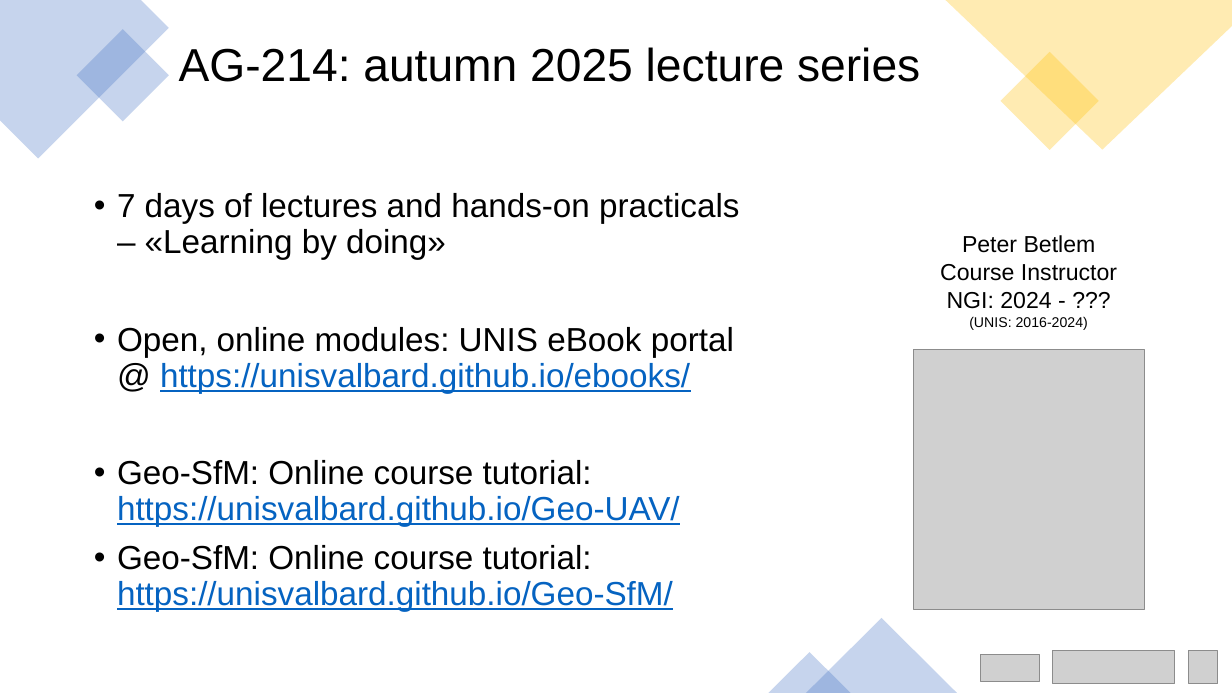
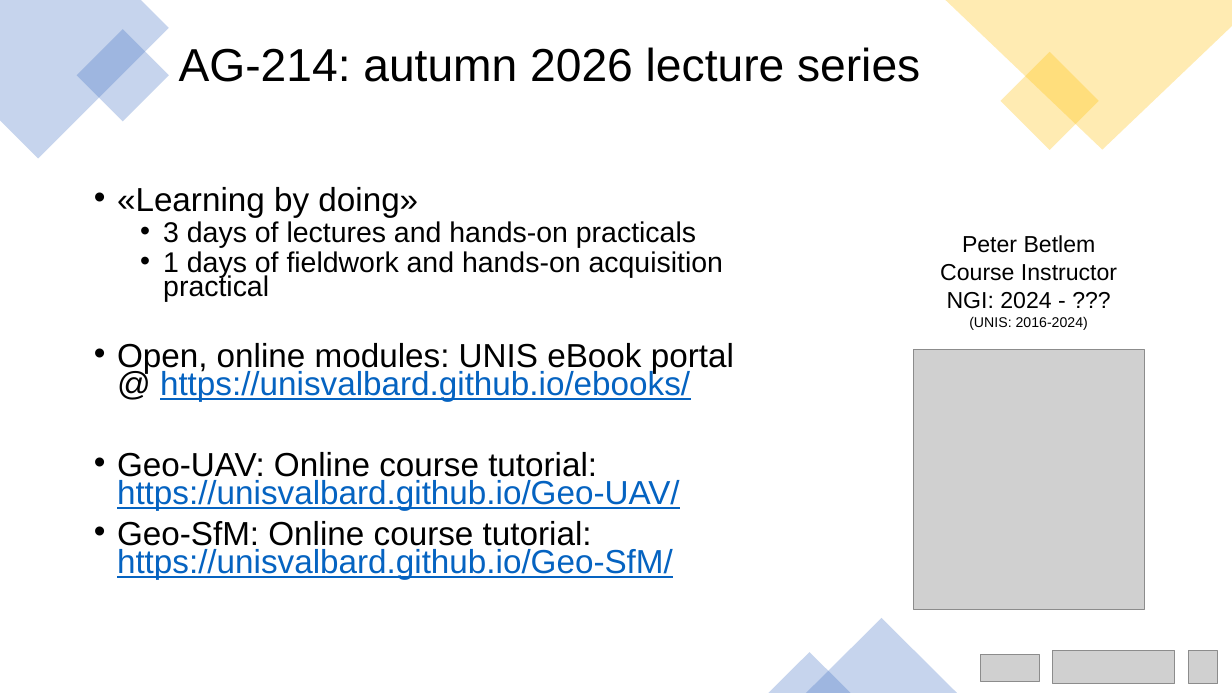
Before and after one commit to UNISvalbard/Geo-SfM, a slide deck: slide 2 of extra/slides/ppt/intro/intro.pptx (slide 3 before the commit). Drawn at 1232x693 pixels with LibreOffice and Linux fonts; fonts in the diff are those of the drawing; grey boxes stand for pictures. Boxes give left, top, right and bottom in pixels: in the first picture for what was removed or moved away, otherwise in the second. Text is boxed around its words. In the diff, an @@ line names an element or a change of style, - is before the commit and + after.

```diff
--- a/extra/slides/ppt/intro/intro.pptx
+++ b/extra/slides/ppt/intro/intro.pptx
@@ title at (179,47,920,82): text changed @@
-AG-214: autumn 2025 lecture series
+AG-214: autumn 2026 lecture series
@@ text at (117,187,723,302): text changed; size 25.9 to 22.2 pt @@
-• 7 days of lectures and hands-on practicals – «Learning by doing»
+• «Learning by doing»
+  • 3 days of lectures and hands-on practicals
+  • 1 days of fieldwork and hands-on acquisition practical
@@ text at (117,343,734,579): line spacing 0.9 to 0.7 @@
@@ text at (117,452,680,510): text changed @@
-• Geo-SfM: Online course tutorial: https://unisvalbard.github.io/Geo-UAV/
+• Geo-UAV: Online course tutorial: https://unisvalbard.github.io/Geo-UAV/
```
Also in this commit, not shown: 5 other slides changed, 2 slides removed, 13 other files.
